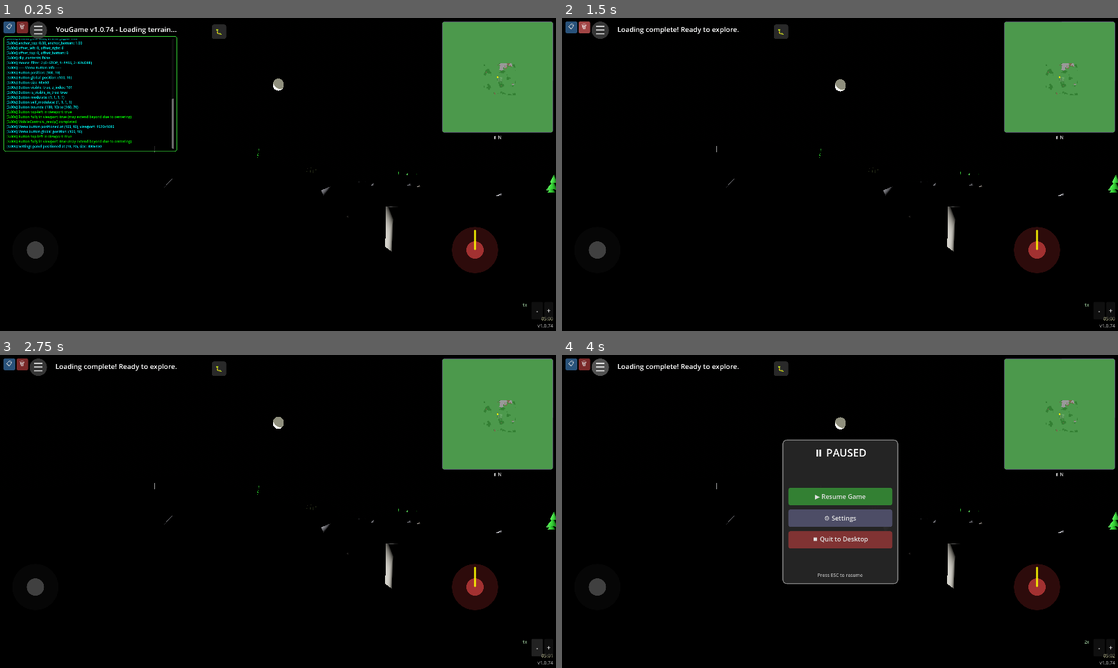
Above: before the commit, frames 1-4 (two rows, left to right).
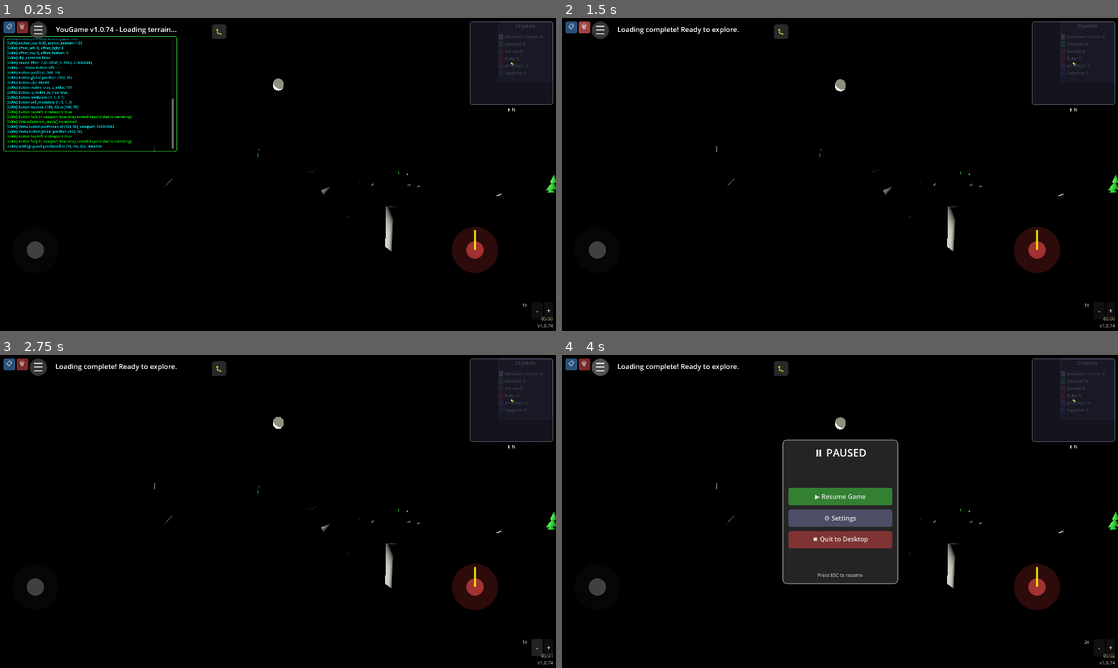
Above: after the commit, the same moments.

Repository: felix-dieterle/YouGame_godot4_public
Game: Godot game, scene res://scenes/main.tscn
Two runs of this game, one before a commit and one after it. Both use one fixed random seed, a clock stepped at 60 frames per second and the inputs below.
Inputs:
- Up to frame 1 (0.25 s): no input
- Up to frame 2 (1.5 s): click "📋" at 0.5 s; click "🗑" at 1.25 s
- Up to frame 3 (2.75 s): click "-" at 2 s
- Up to frame 4 (4 s): click "+" at 2.75 s; click "☰" at 3.5 s

The runs differ from the first frame. In frame 1, 7.1% of the frame differs, in the area x 79-100%, y 1-39%; in frame 2, 7.1%; in frame 3, 7.1%; in frame 4, 7.1%.

Commit message:
Optimize minimap performance: reduce resolution, increase scale, add pixel sampling
Co-authored-by: felix-dieterle <1490062+felix-dieterle@users.noreply.github.com>

Diff:
--- a/scripts/minimap_overlay.gd
+++ b/scripts/minimap_overlay.gd
@@ -5,12 +5,13 @@
 ## Positioned in the top-right corner with 20% transparency
 
 # Configuration
-const MAP_SIZE_RATIO: float = 0.2  # 1/5 of screen width
+const MAP_SIZE_RATIO: float = 0.15  # Reduced from 0.2 for better performance (smaller map)
 const MAP_OPACITY: float = 0.8  # 80% opacity (20% transparency)
 const MAP_MARGIN: float = 10.0  # Margin from screen edges
-const MAP_SCALE: float = 2.0  # How many world units per pixel
-const UPDATE_INTERVAL: float = 0.1  # Update map every 0.1 seconds (10 FPS)
-const POSITION_UPDATE_THRESHOLD: float = 2.0  # Only update if player moved this many units
+const MAP_SCALE: float = 4.0  # Increased from 2.0 - wider area coverage with less detail
+const UPDATE_INTERVAL: float = 0.2  # Increased from 0.1s - update every 0.2 seconds (5 FPS) for better performance
+const POSITION_UPDATE_THRESHOLD: float = 5.0  # Increased from 2.0 - only update if player moved significantly
+const PIXEL_SAMPLE_RATE: int = 2  # Only sample every Nth pixel for terrain (1=all pixels, 2=every other pixel, 3=every third)
 
 # Terrain color thresholds and colors
 const WATER_DEPTH_SHALLOW: float = 0.1
@@ -193,27 +194,34 @@
 	var min_z = player_pos.z - half_world_width
 	var max_z = player_pos.z + half_world_width
 
-	# Render each pixel of the map
-	for py in range(map_size):
-		for px in range(map_size):
+	# Render each pixel of the map with sampling optimization
+	# Only render visited chunks to save performance (fog of war approach)
+	for py in range(0, map_size, PIXEL_SAMPLE_RATE):
+		for px in range(0, map_size, PIXEL_SAMPLE_RATE):
 			# Convert pixel coordinates to world coordinates
 			var world_x = min_x + (px / float(map_size)) * (max_x - min_x)
 			var world_z = min_z + (py / float(map_size)) * (max_z - min_z)
 			var world_pos = Vector3(world_x, 0, world_z)
 
-			# Get terrain color at this position
-			var color = _get_terrain_color(world_pos)
-
-			# Check if this area has been visited (add slight highlight)
+			# Check if this area has been visited first (performance optimization)
 			var chunk_x = int(floor(world_x / world_manager.CHUNK_SIZE))
 			var chunk_z = int(floor(world_z / world_manager.CHUNK_SIZE))
 			var chunk_pos = Vector2i(chunk_x, chunk_z)
 
+			# Only render visited chunks (fog of war)
 			if chunk_pos in visited_chunks:
+				# Get terrain color at this position (expensive operation)
+				var color = _get_terrain_color(world_pos)
 				# Brighten visited areas slightly
 				color = color.lightened(0.15)
 
-			map_image.set_pixel(px, py, color)
+				# Fill the sampled pixel block for smoother appearance
+				for dy in range(PIXEL_SAMPLE_RATE):
+					for dx in range(PIXEL_SAMPLE_RATE):
+						var set_px = px + dx
+						var set_py = py + dy
+						if set_px < map_size and set_py < map_size:
+							map_image.set_pixel(set_px, set_py, color)
 
 	# Draw player position and direction
 	_draw_player_indicator()
